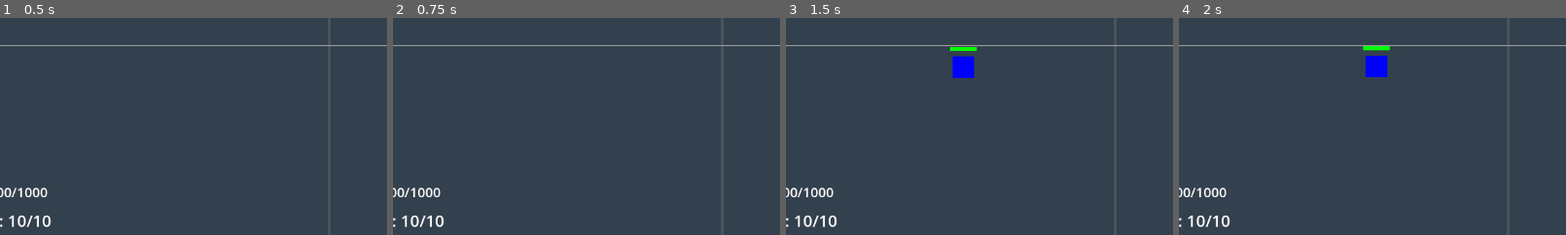
Above: before the commit, frames 1-4 (left to right).
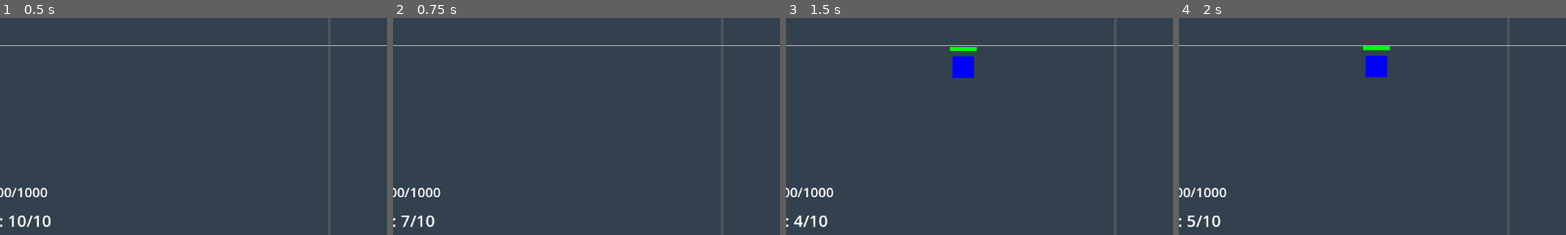
Above: after the commit, the same moments.

Repository: amari-charles/project-summoner
Game: Godot game, scene res://scenes/battlefield/test_game.tscn
Two runs of this game, one before a commit and one after it. Both use one fixed random seed, a clock stepped at 60 frames per second and the inputs below.
Inputs (mouse positions are % of the whole screen's width and height, from its top left):
- Up to frame 1 (0.5 s): no input
- Up to frame 2 (0.75 s): tap Enter at 0.5 s; move the mouse to (72, 45) at 0.52 s; tap 1 at 0.6 s; click (72, 45) at 0.67 s
- Up to frame 3 (1.5 s): tap Enter at 1.25 s; move the mouse to (30, 55) at 1.27 s; tap 4 at 1.35 s; click (30, 55) at 1.42 s
- Up to frame 4 (2 s): no input
The pictures show only the part of the screen within x 8-57%, y 44-94%; the shares and areas given below are measured in that part.

Frame 1 is identical in both runs. In frame 2, 0.4% of the frame differs, in the area x 2-14%, y 91-97%; in frame 3, 0.4%; in frame 4, 0.4%.
Error before the commit: Trying to assign value of type 'base.gd' to a variable of type 'summoner.gd'. (res://scripts/ui/game_ui.gd:24)
Error after the commit: Trying to assign value of type 'base.gd' to a variable of type 'summoner.gd'. (res://scripts/core/game_controller.gd:41)

Commit message:
Fix GameUI type error - search for actual Summoner node
- GameUI now searches 'summoners' group and filters by type
- Only connects to actual Summoner nodes, not Base objects
- Fixes final 'Trying to assign base.gd to summoner.gd' error

Diff:
--- a/scripts/ui/game_ui.gd
+++ b/scripts/ui/game_ui.gd
@@ -21,7 +21,13 @@
 
 	# Find game controller and summoner
 	game_controller = get_tree().get_first_node_in_group("game_controller")
-	player_summoner = get_tree().get_first_node_in_group("player_summoners")
+
+	# Find the actual Summoner node (not Base) in player_summoners group
+	var summoners = get_tree().get_nodes_in_group("summoners")
+	for node in summoners:
+		if node is Summoner and node.team == Unit.Team.PLAYER:
+			player_summoner = node
+			break
 
 	# Connect signals
 	if game_controller:
@@ -35,7 +41,7 @@
 		player_summoner.mana_changed.connect(_on_mana_changed)
 		print("GameUI: Connected to PlayerSummoner")
 	else:
-		push_error("GameUI: Could not find player_summoners!")
+		push_error("GameUI: Could not find player Summoner!")
 
 func _on_time_updated(remaining: float) -> void:
 	if timer_label:
